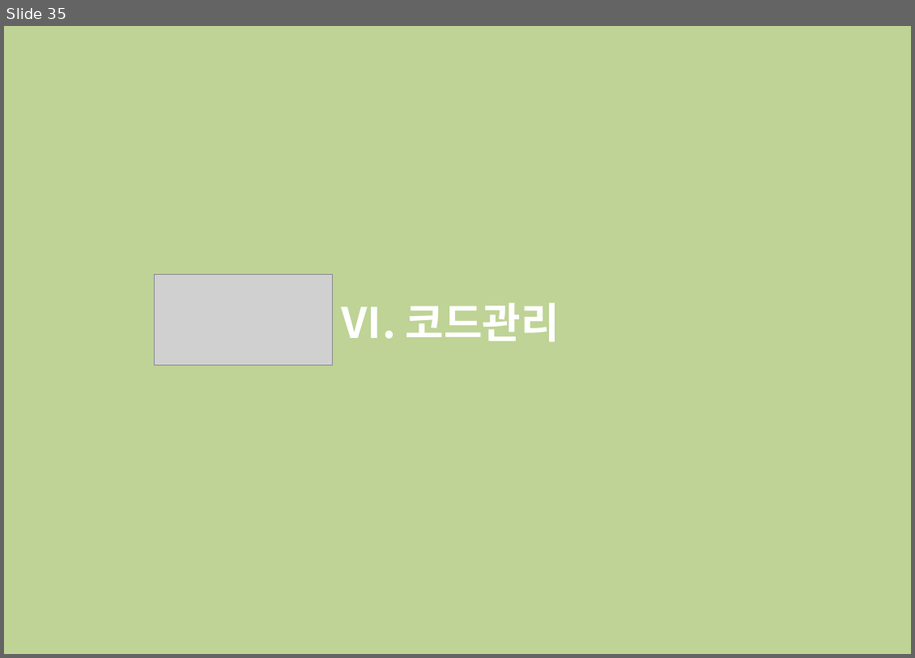
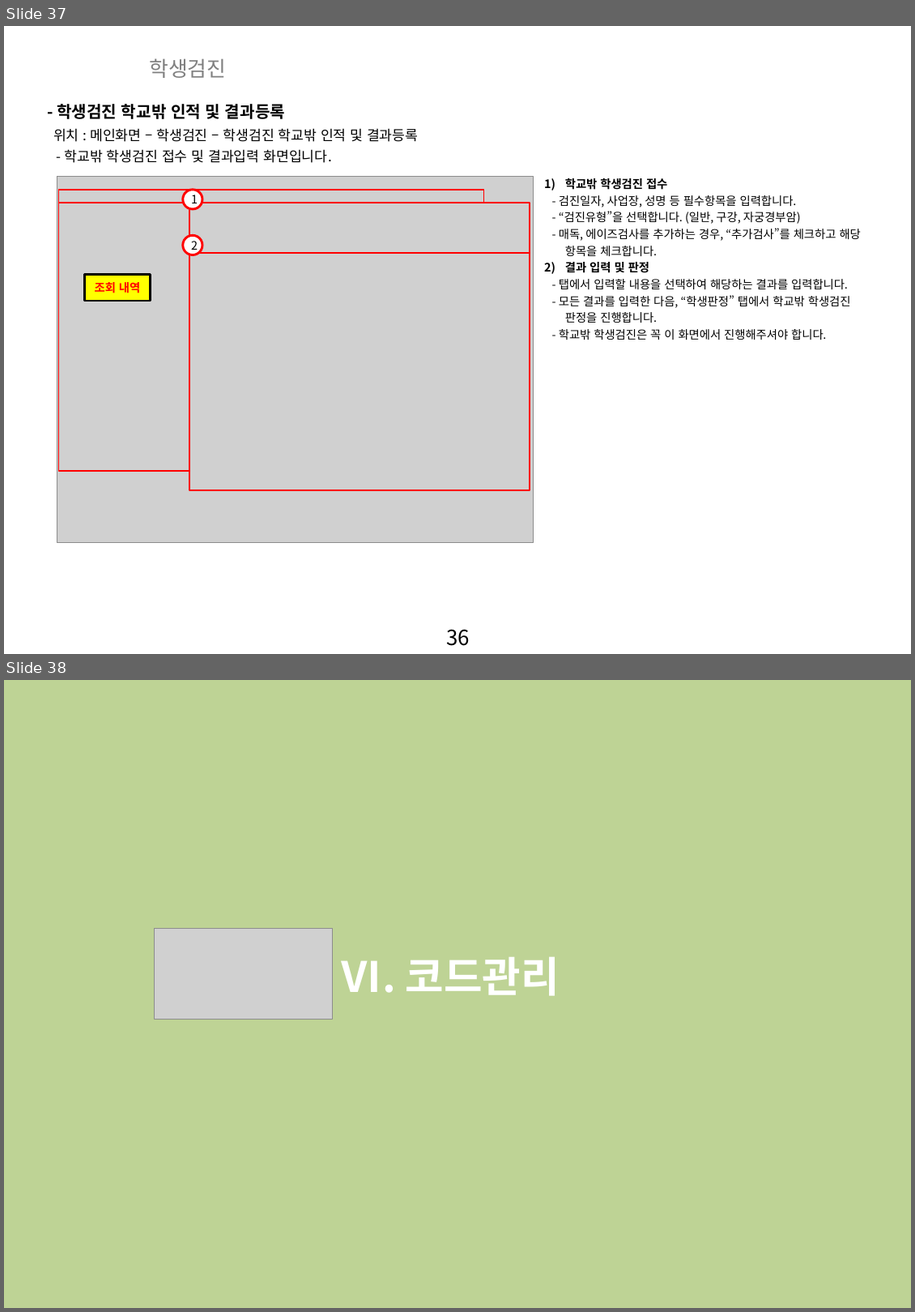
Before and after one commit to zooxop/ailiss_manual, a slide deck: manual/앨리스_매뉴얼_작업중.pptx. Shown one above the other, each under a label of ours: slide 35 before the commit, slides 37 and 38 after it. The pictures are 915x658 and 915x1312 pixels, drawn with LibreOffice and Linux fonts; fonts in the diff are those of the drawing; grey boxes stand for pictures; background and template pictures are left out; a plain dark background stands for a picture behind light text. Boxes give left, top, right and bottom in pixels: in the first picture for what was removed or moved away, otherwise in the second. Text is boxed around its words. In the diff, an @@ line names an element or a change of style, - is before the commit and + after.

Commit message:
학생검진 거의 다 해간다.

```diff
--- a/manual/앨리스_매뉴얼_작업중.pptx
+++ b/manual/앨리스_매뉴얼_작업중.pptx
@@ slide 37 added at (4,26,911,654), background picture (left out); not listed: 1 template element that a slide beside it also shows @@
@@ text added at (149,58,226,78), 18 pt, text #808080 @@
+학생검진
@@ text added at (57,104,285,119), 14 pt, text #000000, bold @@
+- 학생검진 학교밖 인적 및 결과등록
@@ text added at (53,128,418,142), 12 pt, text #000000 @@
+위치 : 메인화면 – 학생검진 – 학생검진 학교밖 인적 및 결과등록
@@ text added at (65,149,331,163), 12 pt, text #000000 @@
+- 학교밖 학생검진 접수 및 결과입력 화면입니다.
@@ picture added at (57,177,534,544) @@
@@ rectangle added at (58,190,484,203), outline #FF0000 1 pt @@
@@ ellipse added at (183,190,202,208), fill #FFFFFF, outline #FF0000 2 pt, 10 pt, text #000000 @@
+1
@@ text added at (559,178,861,339), 10 pt, text #000000 @@
+1) 학교밖 학생검진 접수
+- 검진일자, 사업장, 성명 등 필수항목을 입력합니다.
+- “검진유형”을 선택합니다. (일반, 구강, 자궁경부암)
+- 매독, 에이즈검사를 추가하는 경우, “추가검사”를 체크하고 해당
+항목을 체크합니다.
+2) 결과 입력 및 판정
+- 탭에서 입력할 내용을 선택하여 해당하는 결과를 입력합니다.
+- 모든 결과를 입력한 다음, “학생판정” 탭에서 학교밖 학생검진
+판정을 진행합니다.
+- 학교밖 학생검진은 꼭 이 화면에서 진행해주셔야 합니다.
@@ rectangle added at (58,203,189,471), outline #FF0000 1 pt @@
@@ rectangle added at (189,203,529,253), outline #FF0000 1 pt @@
@@ ellipse added at (183,236,202,254), fill #FFFFFF, outline #FF0000 2 pt, 10 pt, text #000000 @@
+2
@@ rectangle added at (189,253,529,491), outline #FF0000 1 pt @@
@@ rectangle added at (84,275,150,301), fill #FFFF00, outline #000000 2 pt, 10 pt, text #FF0000, bold @@
+조회 내역
@@ what was slide 35 is now slide 38 @@
```
Also in this commit, not shown: 1 slide changed, 2 other slides added, 1 other file.
